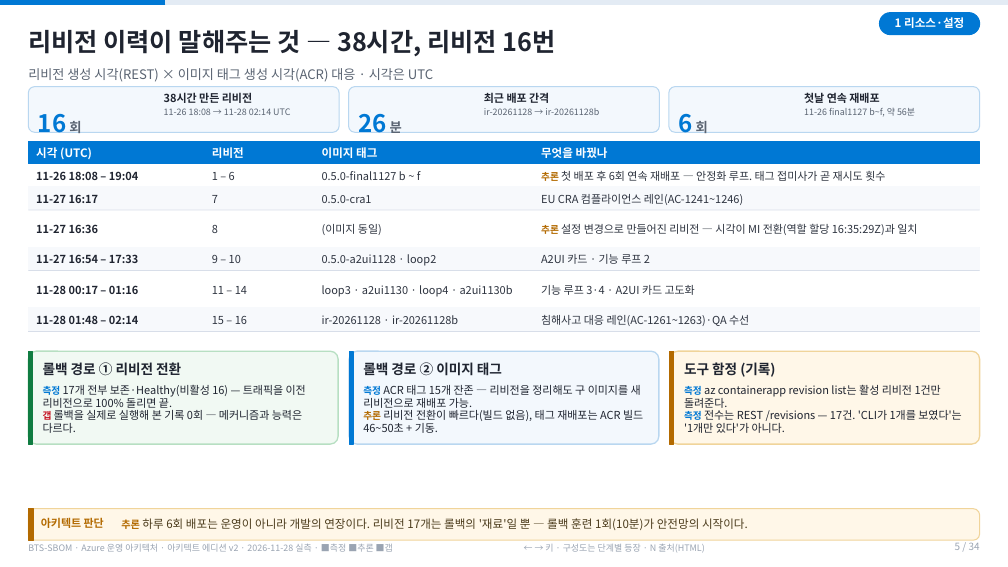
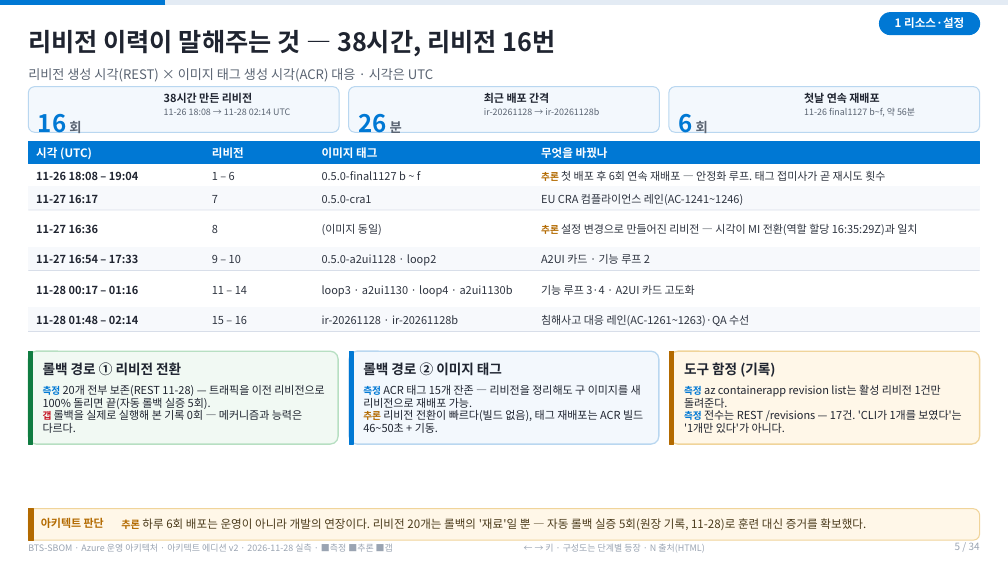
Before and after one commit to Jack-Hwang/beyondthesecurity-sbom, a slide deck: slide 5 of docs/AZURE_OPERATIONS_OVERVIEW.pptx. Drawn at 1008x567 pixels with LibreOffice and Linux fonts; fonts in the diff are those of the drawing. Boxes give left, top, right and bottom in pixels: in the first picture for what was removed or moved away, otherwise in the second. Text is boxed around its words. In the diff, an @@ line names an element or a change of style, - is before the commit and + after.

```diff
--- a/docs/AZURE_OPERATIONS_OVERVIEW.pptx
+++ b/docs/AZURE_OPERATIONS_OVERVIEW.pptx
@@ text at [43,385,324,409]: text changed @@
-측정 17개 전부 보존·Healthy(비활성 16) — 트래픽을 이전 리비전으로 100% 돌리면 끝.
+측정 20개 전부 보존(REST 11-28) — 트래픽을 이전 리비전으로 100% 돌리면 끝(자동 롤백 실증 5회).
@@ text at [121,518,866,530]: text changed @@
-추론 하루 6회 배포는 운영이 아니라 개발의 연장이다. 리비전 17개는 롤백의 '재료'일 뿐 — 롤백 훈련 1회(10분)가 안전망의 시작이다.
+추론 하루 6회 배포는 운영이 아니라 개발의 연장이다. 리비전 20개는 롤백의 '재료'일 뿐 — 자동 롤백 실증 5회(원장 기록, 11-28)로 훈련 대신 증거를 확보했다.
```
Also in this commit, not shown: 17 other slides changed, 4 other files.
